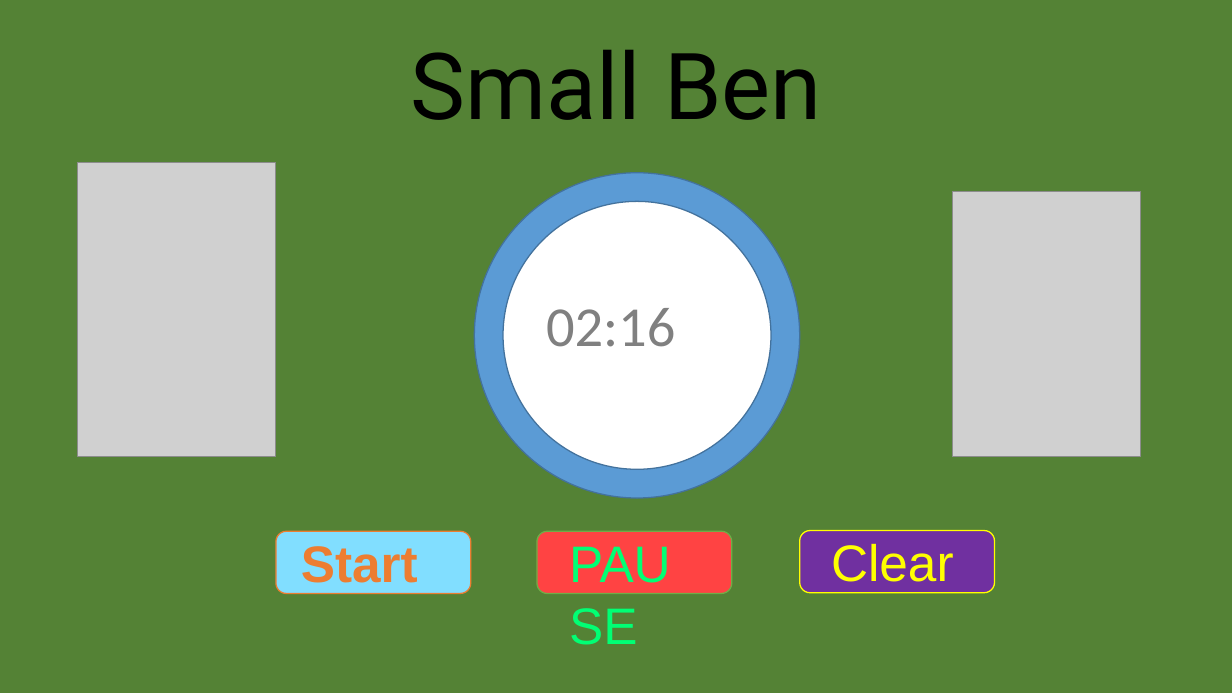
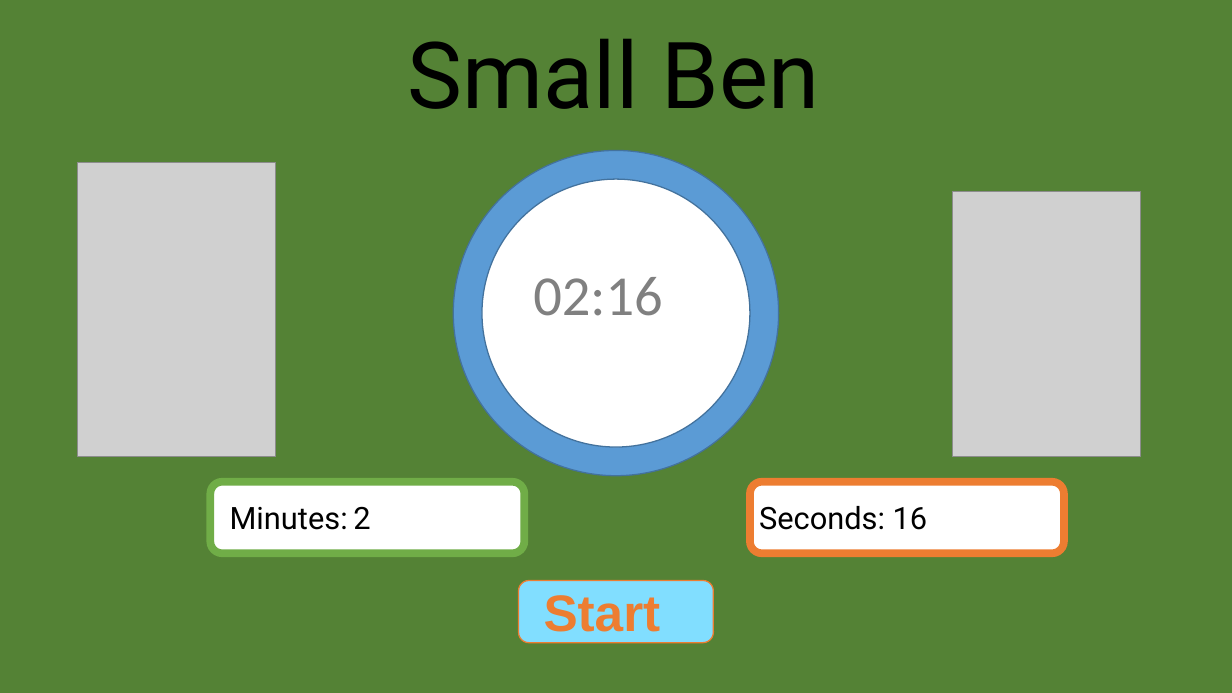
Before and after one commit to DanielGVPJ/Timer-BIY, a slide deck: slide 8 of resources/powerpoint/timer-design.pptx. Drawn at 1232x693 pixels with LibreOffice and Linux fonts; fonts in the diff are those of the drawing; grey boxes stand for pictures; background and template pictures are left out. Boxes give left, top, right and bottom in pixels: in the first picture for what was removed or moved away, otherwise in the second. Text is boxed around its words. In the diff, an @@ line names an element or a change of style, - is before the commit and + after.

```diff
--- a/resources/powerpoint/timer-design.pptx
+++ b/resources/powerpoint/timer-design.pptx
@@ text "Small Ben": place and size @@
-text "Small Ben" at [411,50,822,120]
+text "Small Ben" at [408,39,820,109]
@@ ellipse: place and size @@
-ellipse at [474,173,799,498]
+ellipse at [454,151,779,476]
@@ ellipse: place and size @@
-ellipse at [503,201,771,470]
+ellipse at [482,179,750,447]
@@ text "02:16": place and size @@
-text "02:16" at [546,308,675,347]
+text "02:16" at [533,277,662,316]
@@ rounded rectangle: place and size @@
-rounded rectangle at [537,531,732,593]
+rounded rectangle at [211,482,525,553]
@@ rounded rectangle at [211,482,525,553]: fill #FF4343 to #FFFFFF; outline #70AD47 1 pt to #70AD47 6 pt @@
@@ text added at [230,506,370,530], 24 pt, text #000000 @@
+Minutes: 2
@@ rounded rectangle: place and size @@
-rounded rectangle at [799,531,994,592]
+rounded rectangle at [750,482,1065,553]
@@ rounded rectangle at [750,482,1065,553]: fill #7030A0 to #FFFFFF; outline #FFFF00 1 pt to #ED7D31 6 pt @@
@@ text added at [759,506,928,530], 24 pt, text #000000 @@
+Seconds: 16
@@ text removed at [560,527,711,598] @@
-PAUSE
@@ text removed at [831,544,954,582] @@
-Clear
@@ rounded rectangle: place and size @@
-rounded rectangle at [276,531,471,593]
+rounded rectangle at [518,580,714,642]
@@ text "Start": place and size @@
-text "Start" at [301,546,418,583]
+text "Start" at [544,595,661,632]
```
Also in this commit, not shown: 5 other slides changed, 2 slides added, 4 other files.
